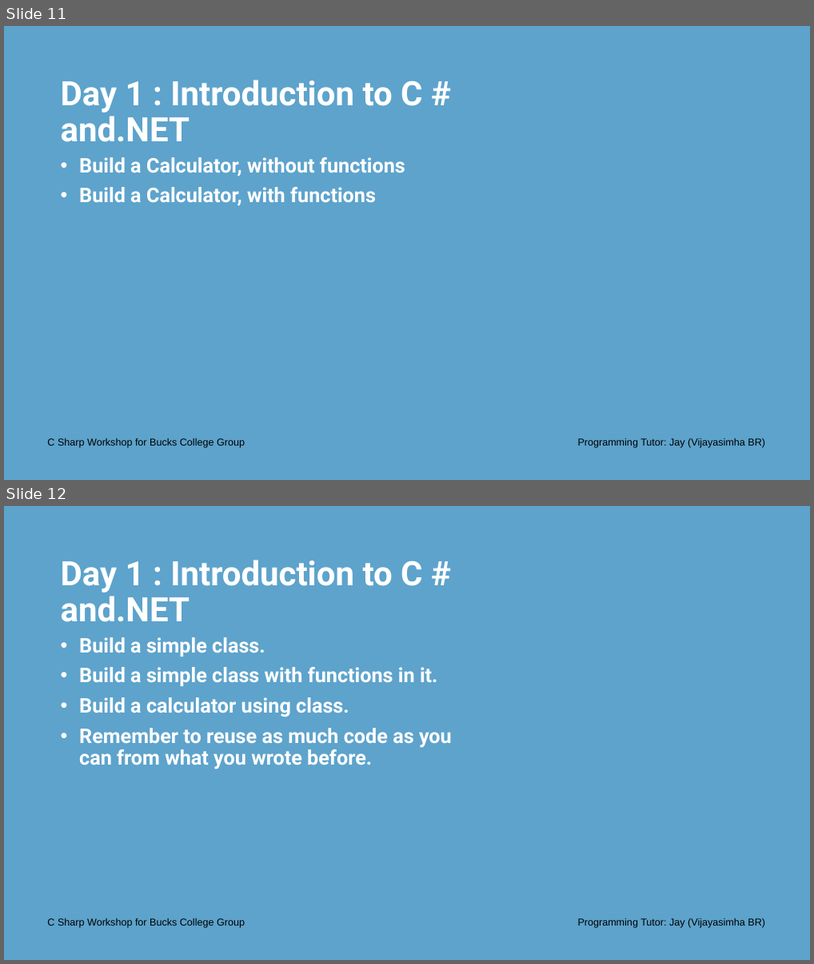
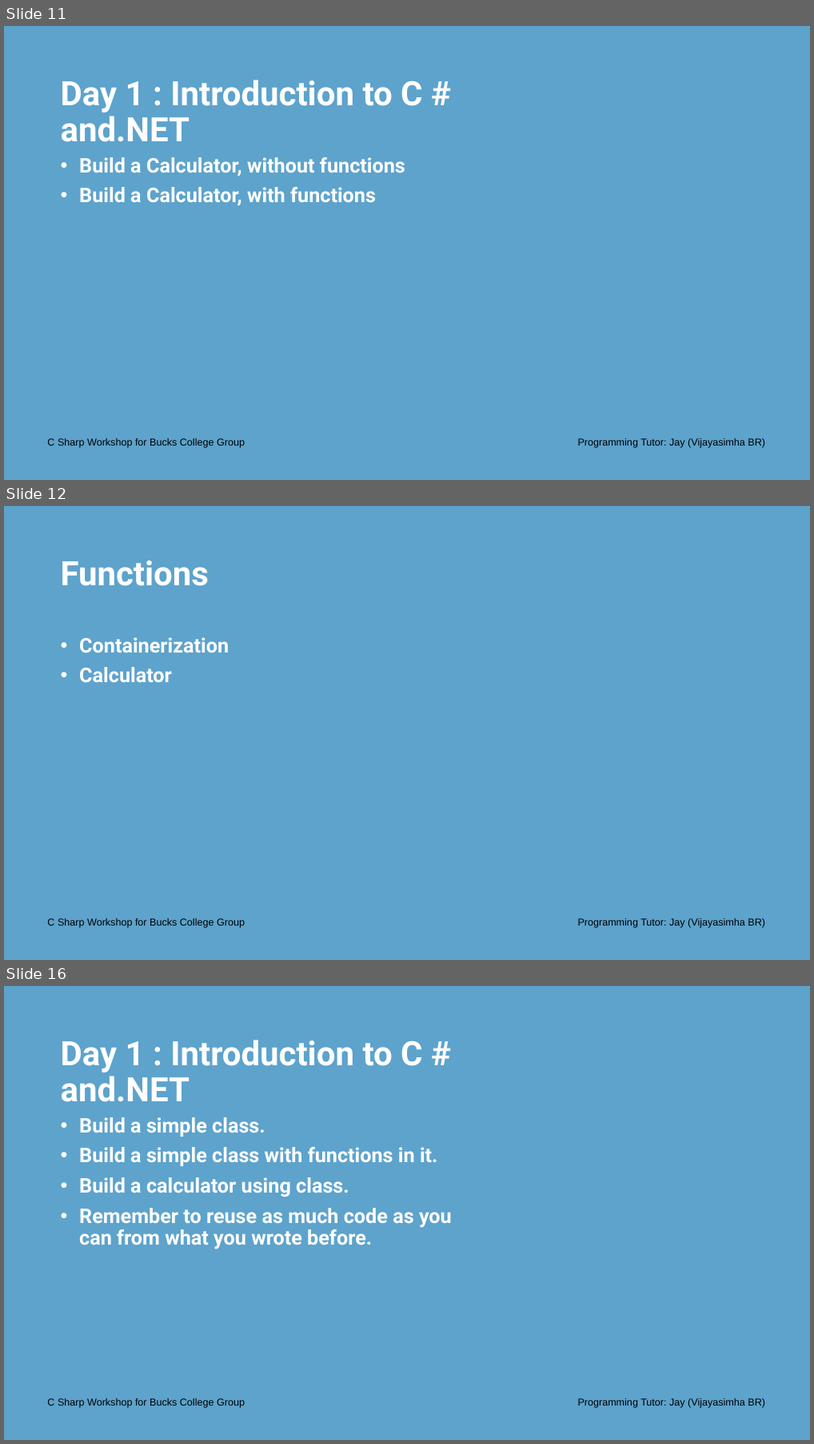
Before and after one commit to Jay-study-nildana/CSharpWorkShopforBucksCollegeGroup, a slide deck: PresentationPPTPDFS/Day 1 - C Sharp Workshop Bucks College Group - Introduction.pptx. Shown one above the other, each under a label of ours: slides 11 and 12 before the commit, slides 11, 12 and 16 after it; the slides between them are not shown. The pictures are 814x964 and 814x1444 pixels, drawn with LibreOffice and Linux fonts; fonts in the diff are those of the drawing; background and template pictures are left out. Boxes give left, top, right and bottom in pixels: in the first picture for what was removed or moved away, otherwise in the second. Text is boxed around its words. In the diff, an @@ line names an element or a change of style, - is before the commit and + after.

```diff
--- a/PresentationPPTPDFS/Day 1 - C Sharp Workshop Bucks College Group - Introduction.pptx
+++ b/PresentationPPTPDFS/Day 1 - C Sharp Workshop Bucks College Group - Introduction.pptx
@@ slide 12 added at [4, 506, 810, 960], background #5DA3CC @@
@@ title added at [61, 560, 209, 586], 40 pt, text #FFFFFF, bold @@
+Functions
@@ text added at [79, 637, 229, 682], 24 pt, text #FFFFFF, bold @@
+• Containerization
+• Calculator
@@ text added at [47, 918, 245, 928], 12 pt, text #000000 @@
+C Sharp Workshop for Bucks College Group
@@ text added at [578, 918, 766, 928], 12 pt, text #000000 @@
+Programming Tutor: Jay (Vijayasimha BR)
@@ what was slide 12 is now slide 16 @@
```
Also in this commit, not shown: 3 other slides added, 3 other files.
